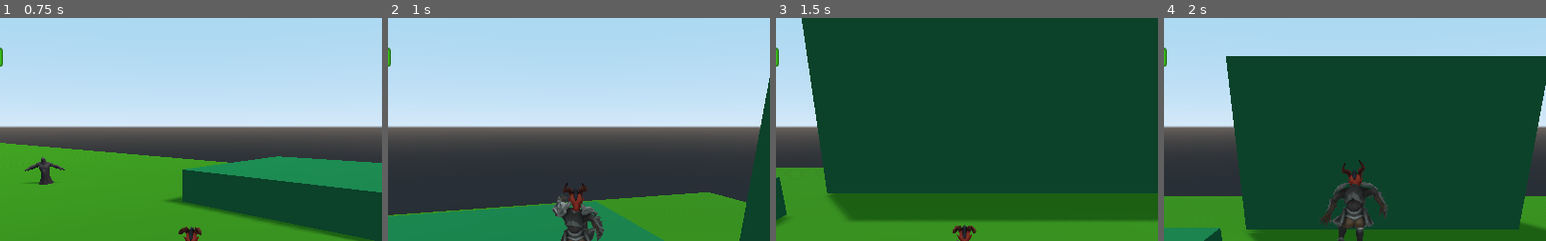
Above: before the commit, frames 1-4 (left to right).
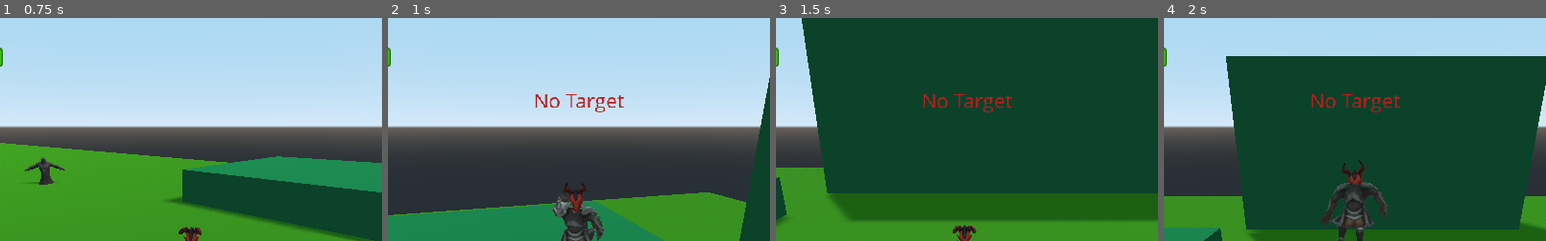
Above: after the commit, the same moments.

Repository: noahkutscher/DungeonGame
Game: Godot game, scene res://Scenes/World.tscn
The game is run twice, just before and just after one commit, with the same random seed, the same clock (stepped at 60 frames per second) and the same inputs.
Inputs (mouse positions are % of the whole screen's width and height, from its top left):
- Up to frame 1 (0.75 s): tap Enter at 0.5 s; move the mouse to (72, 45) at 0.52 s; hold D (move_right) from 0.53 s (still down); tap 2 (hk_2) at 0.6 s; click (72, 45) at 0.67 s
- Up to frame 2 (1 s): keep holding D (move_right); tap Space (jump) at 0.77 s; tap 4 (hk_4) at 0.8 s
- Up to frame 3 (1.5 s): move the mouse to (30, 55) at 1.27 s; release D (move_right) at 1.28 s; hold S (move_back) from 1.28 s (still down); tap 4 (hk_4) at 1.35 s
- Up to frame 4 (2 s): keep holding S (move_back); tap Space (jump) at 1.52 s; tap 2 (hk_2) at 1.55 s
The pictures show only the part of the screen within x 25-75%, y 0-50%; the shares and areas given below are measured in that part.

Frame 1 is identical in both runs. In frame 2, 0.5% of the frame differs, in the area x 38-62%, y 34-43%; in frame 3, 0.5%; in frame 4, 0.5%.

Commit message:
add message box for error messages

Diff:
--- /dev/null
+++ b/GUI/Fonts/OpenSans.tres
@@ -0,0 +1,7 @@
+[gd_resource type="DynamicFont" load_steps=2 format=2]
+
+[ext_resource path="res://GUI/Fonts/OpenSans-Regular.ttf" type="DynamicFontData" id=1]
+
+[resource]
+size = 27
+font_data = ExtResource( 1 )
--- /dev/null
+++ b/GUI/HUD/Hud.gd
@@ -0,0 +1,24 @@
+extends Control
+
+class_name Hud
+
+var timer: float = 0
+
+onready var MessageBox = $MessageBox
+
+func _ready():
+	MessageBox.hide()
+
+func _process(delta):
+	if timer == 0:
+		return
+
+	timer -= delta
+	if timer <= 0:
+		timer = 0
+		MessageBox.hide()
+
+func display_message(message: String):
+	MessageBox.bbcode_text = "[center]" + message + "[/center]"
+	MessageBox.show()
+	timer = 1
--- a/GUI/HUD/Hud.tscn
+++ b/GUI/HUD/Hud.tscn
@@ -1,14 +1,17 @@
-[gd_scene load_steps=5 format=2]
+[gd_scene load_steps=7 format=2]
 
 [ext_resource path="res://GUI/TargetHealthBar/barHorizontal_green_mid 200.png" type="Texture" id=1]
 [ext_resource path="res://GUI/TargetHealthBar/barHorizontal_yellow_mid 200.png" type="Texture" id=2]
 [ext_resource path="res://GUI/HUD/ActionBar.png" type="Texture" id=3]
 [ext_resource path="res://GUI/TargetHealthBar/barHorizontal_red_mid 200.png" type="Texture" id=4]
+[ext_resource path="res://GUI/Fonts/OpenSans.tres" type="DynamicFont" id=5]
+[ext_resource path="res://GUI/HUD/Hud.gd" type="Script" id=6]
 
 [node name="Control" type="Control"]
 anchor_right = 1.0
 anchor_bottom = 1.0
 mouse_filter = 2
+script = ExtResource( 6 )
 __meta__ = {
 "_edit_use_anchors_": false
 }
@@ -168,3 +171,19 @@
 __meta__ = {
 "_edit_use_anchors_": false
 }
+
+[node name="MessageBox" type="RichTextLabel" parent="."]
+anchor_left = 0.5
+anchor_right = 0.5
+margin_left = -168.0
+margin_top = 92.0
+margin_right = 176.0
+margin_bottom = 140.0
+custom_fonts/normal_font = ExtResource( 5 )
+custom_colors/default_color = Color( 0.737255, 0.113725, 0.113725, 1 )
+bbcode_enabled = true
+bbcode_text = "[center]Message[/center]"
+text = "Message"
+__meta__ = {
+"_edit_use_anchors_": false
+}
--- a/Player/Player.gd
+++ b/Player/Player.gd
@@ -224,7 +224,7 @@
 		else:
 			animation_handler.cancelAttackAnimation()
 			current_auto_attack_cooldown = 0
-			print("Out of range")
+			hud.display_message("Out of Range")
 
 func handle_resource_regen(delta):
 	energy = clamp(energy + delta * 10, 0, maxEnergy)
@@ -269,12 +269,12 @@
 
 func start_cast(spell: Skill):
 	if energy < spell.mana_cost:
-		print("not enough mana")
+		hud.display_message("Not Enough Mana")
 		return
 
 	if spell.hostile:
 		if target == null:
-			print("no target selected")
+			hud.display_message("No Target")
 			return
 		cast_target = target
 
@@ -285,10 +285,8 @@
 	current_cast= spell
 	casting = true
 
-	print("Started casting ", current_cast.skill_name)
 
 func finish_cast():
-	print("Finished casting ", current_cast.skill_name)
 	cast_bar.hide()
 	cast_timer = 0
 	casting = false
--- a/project.godot
+++ b/project.godot
@@ -13,6 +13,11 @@
 "class": "Enemy",
 "language": "GDScript",
 "path": "res://Target/Enemy.gd"
+}, {
+"base": "Control",
+"class": "Hud",
+"language": "GDScript",
+"path": "res://GUI/HUD/Hud.gd"
 }, {
 "base": "KinematicBody",
 "class": "Player",
@@ -31,6 +36,7 @@
 } ]
 _global_script_class_icons={
 "Enemy": "",
+"Hud": "",
 "Player": "",
 "Skill": "",
 "Target": ""
Binary file added: GUI/Fonts/OpenSans-Regular.ttf
